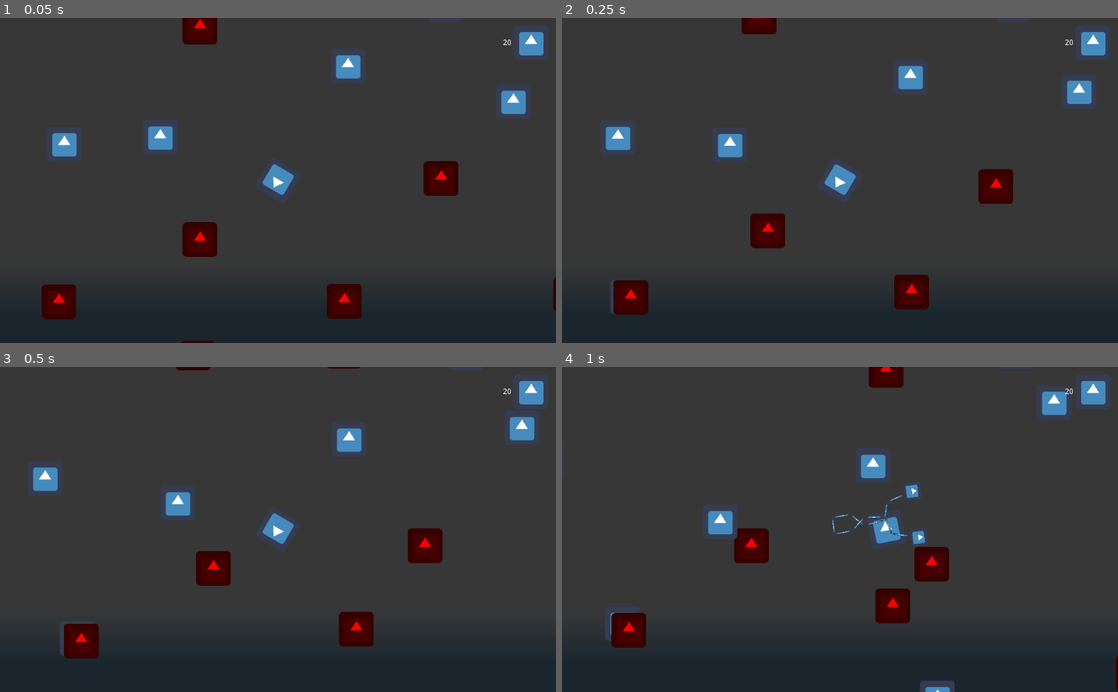
Above: before the commit, frames 1-4 (two rows, left to right).
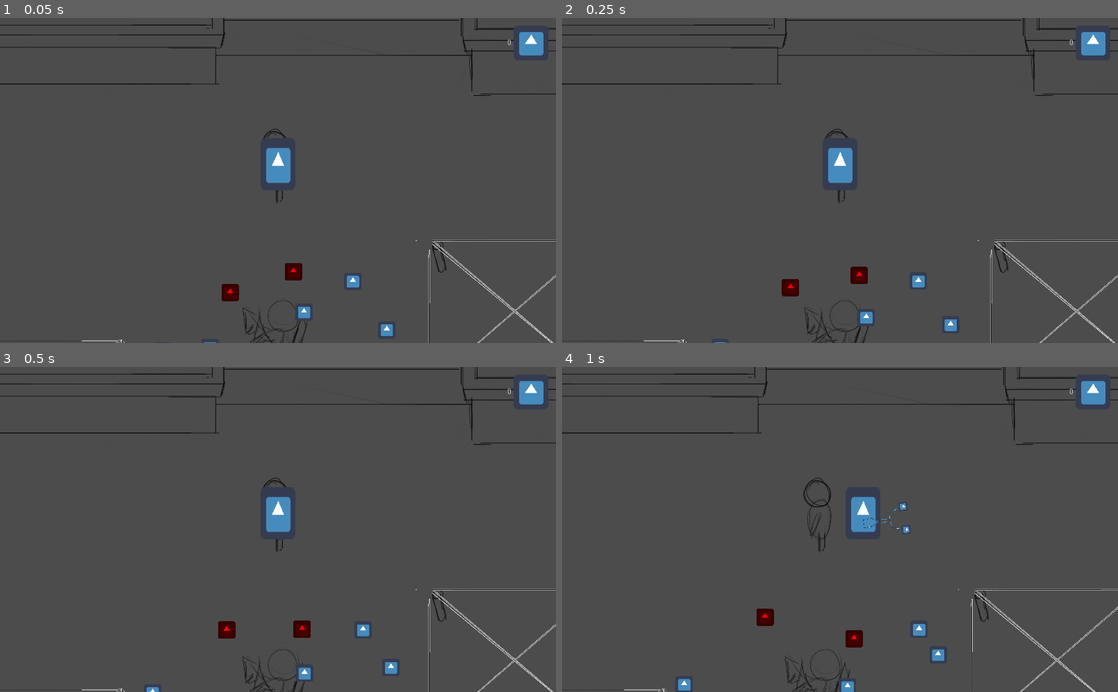
Above: after the commit, the same moments.

Repository: MyNameIsntBob/JoinedTogether
Game: Godot game, scene res://Scenes/Main.tscn
Two runs of this game, one before a commit and one after it. Both use one fixed random seed, a clock stepped at 60 frames per second and the inputs below. The engine's default icon, where the game draws it, is replaced by a stand-in: a white triangle on a blue panel in a dark square.
Inputs (mouse positions are in pixels of both pictures, inside the frame that each line leads up to):
- Up to frame 1 (0.05 s): no input
- Up to frame 2 (0.25 s): no input
- Up to frame 3 (0.5 s): no input
- Up to frame 4 (1 s): move the mouse to (962, 513) at 0.52 s; hold Right (ui_right) from 0.53 s (still down); click (962, 513) at 0.6 s

The runs differ from the first frame. In frame 1, 27% of the frame differs, in the area x 0-100%, y 0-100%; in frame 2, 27%; in frame 3, 27%; in frame 4, 28%.

Commit message:
more fixes and stuff

Diff:
--- a/Prefabs/Background.tscn
+++ b/Prefabs/Background.tscn
@@ -1,59 +1,166 @@
-[gd_scene load_steps=4 format=2]
+[gd_scene load_steps=8 format=2]
 
-[ext_resource path="res://icon.png" type="Texture" id=1]
+[ext_resource path="res://Art/townLayout.png" type="Texture" id=1]
+[ext_resource path="res://Art/TentTop.png" type="Texture" id=2]
+[ext_resource path="res://Scripts/Tent.gd" type="Script" id=3]
 
-[sub_resource type="RectangleShape2D" id=1]
-extents = Vector2( 40.4197, 3164.24 )
+[sub_resource type="CircleShape2D" id=1]
+radius = 14.8483
 
-[sub_resource type="RectangleShape2D" id=2]
-extents = Vector2( 3231.5, 41.5132 )
+[sub_resource type="CapsuleShape2D" id=2]
+radius = 116.52
+height = 84.4559
+
+[sub_resource type="RectangleShape2D" id=3]
+extents = Vector2( 179.524, 74.952 )
+
+[sub_resource type="RectangleShape2D" id=4]
+extents = Vector2( 311.377, 288.072 )
 
 [node name="Background" type="Node2D"]
 
 [node name="Sprite" type="Sprite" parent="."]
-modulate = Color( 0.2, 0.2, 0.2, 0.803922 )
-scale = Vector2( 100, 100 )
+modulate = Color( 0.3, 0.3, 0.3, 0.827451 )
 texture = ExtResource( 1 )
 __meta__ = {
 "_edit_lock_": true
 }
 
-[node name="left" type="StaticBody2D" parent="."]
-position = Vector2( -3199.05, 0 )
-collision_mask = 0
+[node name="Boarder" type="StaticBody2D" parent="."]
 
-[node name="CollisionShape2D" type="CollisionShape2D" parent="left"]
+[node name="CollisionPolygon2D" type="CollisionPolygon2D" parent="Boarder"]
+polygon = PoolVector2Array( -1904.44, -1495.3, -1923.27, 1478.44, 1917.28, 1508.61, 1925.78, -1496, -1797.96, -1499.99, -1800.32, -1144.15, -1341.12, -1148.15, -1344.01, -1054.16, -196.532, -1052.52, -197.162, -1160.88, 745, -1159, 746, -1009, 1694.01, -1008.97, 1683.14, 997.91, 1213.28, 999.244, 1213.01, 1295.19, 203.208, 1291.36, 204.944, 1426.96, -736.571, 1426.02, -735.627, 1345.32, -1644.58, 1344.37, -1644.11, 543.495, -1731.41, 542.551, -1730, -444.741, -1811.17, -444.741, -1802.2, -1499.99 )
+
+[node name="Polls" type="Node2D" parent="."]
+
+[node name="poll" type="StaticBody2D" parent="Polls"]
+position = Vector2( 638.243, -368.353 )
+
+[node name="CollisionShape2D" type="CollisionShape2D" parent="Polls/poll"]
 shape = SubResource( 1 )
 __meta__ = {
 "_edit_lock_": true
 }
 
-[node name="Right" type="StaticBody2D" parent="."]
-position = Vector2( 3199.05, 0 )
-collision_mask = 0
+[node name="poll2" type="StaticBody2D" parent="Polls"]
+position = Vector2( 1200.18, -377.877 )
 
-[node name="CollisionShape2D" type="CollisionShape2D" parent="Right"]
+[node name="CollisionShape2D" type="CollisionShape2D" parent="Polls/poll2"]
 shape = SubResource( 1 )
 __meta__ = {
 "_edit_lock_": true
 }
 
-[node name="Top" type="StaticBody2D" parent="."]
-position = Vector2( 0, -3199.05 )
-collision_mask = 0
+[node name="poll3" type="StaticBody2D" parent="Polls"]
+position = Vector2( 1192.18, 153.123 )
 
-[node name="CollisionShape2D" type="CollisionShape2D" parent="Top"]
+[node name="CollisionShape2D" type="CollisionShape2D" parent="Polls/poll3"]
+shape = SubResource( 1 )
+__meta__ = {
+"_edit_lock_": true
+}
+
+[node name="poll4" type="StaticBody2D" parent="Polls"]
+position = Vector2( 629.183, 162.123 )
+
+[node name="CollisionShape2D" type="CollisionShape2D" parent="Polls/poll4"]
+shape = SubResource( 1 )
+__meta__ = {
+"_edit_lock_": true
+}
+
+[node name="poll5" type="StaticBody2D" parent="Polls"]
+position = Vector2( -559.334, -7.77481 )
+
+[node name="CollisionShape2D" type="CollisionShape2D" parent="Polls/poll5"]
+shape = SubResource( 1 )
+__meta__ = {
+"_edit_lock_": true
+}
+
+[node name="poll6" type="StaticBody2D" parent="Polls"]
+position = Vector2( -566.938, 520.042 )
+
+[node name="CollisionShape2D" type="CollisionShape2D" parent="Polls/poll6"]
+shape = SubResource( 1 )
+__meta__ = {
+"_edit_lock_": true
+}
+
+[node name="poll7" type="StaticBody2D" parent="Polls"]
+position = Vector2( -1129.5, 530.974 )
+
+[node name="CollisionShape2D" type="CollisionShape2D" parent="Polls/poll7"]
+shape = SubResource( 1 )
+__meta__ = {
+"_edit_lock_": true
+}
+
+[node name="poll8" type="StaticBody2D" parent="Polls"]
+position = Vector2( -1121.09, 1.20885 )
+
+[node name="CollisionShape2D" type="CollisionShape2D" parent="Polls/poll8"]
+shape = SubResource( 1 )
+__meta__ = {
+"_edit_lock_": true
+}
+
+[node name="Objects" type="Node2D" parent="."]
+
+[node name="Statue" type="StaticBody2D" parent="Objects"]
+position = Vector2( -36.1585, 96.7031 )
+
+[node name="CollisionShape2D" type="CollisionShape2D" parent="Objects/Statue"]
+rotation = 1.5708
 shape = SubResource( 2 )
 __meta__ = {
 "_edit_lock_": true
 }
 
-[node name="Bottom" type="StaticBody2D" parent="."]
-position = Vector2( 0, 3199.05 )
-collision_mask = 0
+[node name="StaticBody2D" type="StaticBody2D" parent="Objects"]
+position = Vector2( 13.0813, 656.442 )
 
-[node name="CollisionShape2D" type="CollisionShape2D" parent="Bottom"]
-shape = SubResource( 2 )
+[node name="CollisionShape2D" type="CollisionShape2D" parent="Objects/StaticBody2D"]
+shape = SubResource( 3 )
 __meta__ = {
 "_edit_lock_": true
 }
+
+[node name="TentTop" type="Sprite" parent="."]
+position = Vector2( -872.27, 220.466 )
+z_index = 1
+texture = ExtResource( 2 )
+script = ExtResource( 3 )
+
+[node name="Area2D" type="Area2D" parent="TentTop"]
+position = Vector2( 23.5969, -42.4743 )
+collision_layer = 0
+collision_mask = 2
+
+[node name="CollisionShape2D" type="CollisionShape2D" parent="TentTop/Area2D"]
+shape = SubResource( 4 )
+__meta__ = {
+"_edit_lock_": true
+}
+
+[node name="TentTop2" type="Sprite" parent="."]
+position = Vector2( 885.267, -149.581 )
+z_index = 1
+texture = ExtResource( 2 )
+script = ExtResource( 3 )
+
+[node name="Area2D" type="Area2D" parent="TentTop2"]
+position = Vector2( 24.0596, -41.6876 )
+collision_layer = 0
+collision_mask = 2
+
+[node name="CollisionShape2D" type="CollisionShape2D" parent="TentTop2/Area2D"]
+shape = SubResource( 4 )
+__meta__ = {
+"_edit_lock_": true
+}
+
+[connection signal="body_entered" from="TentTop/Area2D" to="TentTop" method="_on_Area2D_body_entered"]
+[connection signal="body_exited" from="TentTop/Area2D" to="TentTop" method="_on_Area2D_body_exited"]
+[connection signal="body_entered" from="TentTop2/Area2D" to="TentTop2" method="_on_Area2D_body_entered"]
+[connection signal="body_exited" from="TentTop2/Area2D" to="TentTop2" method="_on_Area2D_body_exited"]
--- a/Prefabs/Player.tscn
+++ b/Prefabs/Player.tscn
@@ -4,14 +4,16 @@
 [ext_resource path="res://Scripts/Player.gd" type="Script" id=2]
 [ext_resource path="res://Prefabs/UI.tscn" type="PackedScene" id=3]
 
-[sub_resource type="RectangleShape2D" id=1]
-extents = Vector2( 31.8748, 31.7667 )
+[sub_resource type="CircleShape2D" id=1]
+radius = 62.6997
 
 [node name="Player" type="KinematicBody2D"]
 collision_layer = 2
 script = ExtResource( 2 )
 
 [node name="Sprite" type="Sprite" parent="."]
+position = Vector2( 0, -60 )
+scale = Vector2( 2, 3 )
 texture = ExtResource( 1 )
 
 [node name="CollisionShape2D" type="CollisionShape2D" parent="."]
@@ -19,6 +21,15 @@
 
 [node name="Camera2D" type="Camera2D" parent="."]
 current = true
+zoom = Vector2( 2, 2 )
 smoothing_enabled = true
+__meta__ = {
+"_edit_lock_": true
+}
 
 [node name="CanvasLayer" parent="." instance=ExtResource( 3 )]
+
+[node name="Aim" type="Node2D" parent="."]
+
+[node name="Position2D" type="Position2D" parent="Aim"]
+position = Vector2( 100, 0 )
--- a/Prefabs/UI.tscn
+++ b/Prefabs/UI.tscn
@@ -1,10 +1,13 @@
 [gd_scene load_steps=3 format=2]
 
 [ext_resource path="res://icon.png" type="Texture" id=1]
-[ext_resource path="res://Prefabs/UI.gd" type="Script" id=2]
+[ext_resource path="res://Scripts/UI.gd" type="Script" id=2]
 
 [node name="UI" type="CanvasLayer"]
 script = ExtResource( 2 )
+score = NodePath("MarginContainer/VBoxContainer/HBoxContainer/Score")
+end_label = NodePath("GameOverScreen/VBoxContainer/EndLabel")
+highscore = NodePath("GameOverScreen/VBoxContainer/Highscore")
 
 [node name="MarginContainer" type="MarginContainer" parent="."]
 anchor_right = 1.0
@@ -50,23 +53,30 @@
 [node name="GameOverScreen" type="CenterContainer" parent="."]
 anchor_right = 1.0
 anchor_bottom = 1.0
+__meta__ = {
+"_edit_use_anchors_": false
+}
 
 [node name="VBoxContainer" type="VBoxContainer" parent="GameOverScreen"]
-margin_left = 506.0
-margin_top = 272.0
-margin_right = 518.0
-margin_bottom = 328.0
+margin_left = 477.0
+margin_top = 256.0
+margin_right = 547.0
+margin_bottom = 344.0
+custom_constants/separation = 20
 
 [node name="EndLabel" type="Label" parent="GameOverScreen/VBoxContainer"]
-margin_right = 12.0
+margin_right = 70.0
 margin_bottom = 14.0
 
 [node name="Highscore" type="Label" parent="GameOverScreen/VBoxContainer"]
-margin_top = 18.0
-margin_right = 12.0
-margin_bottom = 32.0
+margin_top = 34.0
+margin_right = 70.0
+margin_bottom = 48.0
 
 [node name="Button" type="Button" parent="GameOverScreen/VBoxContainer"]
-margin_top = 36.0
-margin_right = 12.0
-margin_bottom = 56.0
+margin_top = 68.0
+margin_right = 70.0
+margin_bottom = 88.0
+text = "Try Again"
+
+[connection signal="pressed" from="GameOverScreen/VBoxContainer/Button" to="." method="_on_Button_pressed"]
--- a/Scenes/Main.tscn
+++ b/Scenes/Main.tscn
@@ -9,10 +9,10 @@
 [node name="Background" parent="." instance=ExtResource( 4 )]
 
 [node name="Player" parent="." instance=ExtResource( 2 )]
-position = Vector2( 1, 0 )
+position = Vector2( 33.953, -697.035 )
 
 [node name="Npc" parent="." instance=ExtResource( 1 )]
-position = Vector2( -144.06, 111.138 )
+position = Vector2( -276.352, 107.358 )
 gender = 1
 
 [node name="Npc2" parent="." instance=ExtResource( 1 )]
--- a/Scripts/Bullet.gd
+++ b/Scripts/Bullet.gd
@@ -41,6 +41,6 @@
 	self.queue_free()
 
 func queue_free():
-	if len(get_tree().get_nodes_in_group("NPC")):
+	if len(get_tree().get_nodes_in_group("NPC")) == 0:
 		Global.game_over()
 	.queue_free()
--- a/Scripts/Global.gd
+++ b/Scripts/Global.gd
@@ -5,7 +5,14 @@
 var highscore := 0
 
 func game_over():
+	if score > highscore:
+		highscore = score
 	is_game_over = true
+
+func restart():
+	score = 0
+	is_game_over = false
+	get_tree().reload_current_scene()
 
 func add_points(amount):
 	if amount == 0:
--- a/Scripts/Npc.gd
+++ b/Scripts/Npc.gd
@@ -30,7 +30,9 @@
 func _on_Area2D_body_entered(body):
 	if captured:
 		return
-	$WanderTimer.stop()
-	input_vector = Vector2.ZERO
-	captured = true
-	body.find_parent('Bullet').add_person(self)
+	var bul = body.find_parent('Bullet')
+	if bul:
+		$WanderTimer.stop()
+		input_vector = Vector2.ZERO
+		captured = true
+		bul.add_person(self)
--- a/Scripts/Player.gd
+++ b/Scripts/Player.gd
@@ -11,14 +11,14 @@
 	input_vector.x = Input.get_action_strength("ui_right") - Input.get_action_strength("ui_left")
 	input_vector.y = Input.get_action_strength("ui_down") - Input.get_action_strength("ui_up")
 
-	look_at(get_global_mouse_position())
+	$Aim.look_at(get_global_mouse_position())
 
 	if Input.is_action_just_pressed("fire"):
 		fire()
 
 func fire():
 	var bul = BULLETS.instance()
-	bul.rotation = self.rotation + (PI * 0.5)
+	bul.rotation = $Aim.rotation + (PI * 0.5)
 	bul.shoot_dir = get_global_mouse_position() - self.global_position
-	bul.position = self.position
+	bul.position = $Aim/Position2D.global_position
 	get_parent().add_child(bul)
--- /dev/null
+++ b/Scripts/Tent.gd
@@ -0,0 +1,19 @@
+extends Sprite
+
+
+# Declare member variables here. Examples:
+# var a = 2
+# var b = "text"
+
+
+# Called when the node enters the scene tree for the first time.
+func _ready():
+	pass # Replace with function body.
+
+
+func _on_Area2D_body_entered(body):
+	self.hide()
+
+
+func _on_Area2D_body_exited(body):
+	self.show()
--- a/Prefabs/UI.gd
+++ b/Scripts/UI.gd
@@ -24,7 +24,7 @@
 		score.text = str(Global.score)
 
 	if highscore:
-		highscore.text = str(Global.highscore)
+		highscore.text = "HighScore: " + str(Global.highscore)
 
 	if end_label and Global.is_game_over:
 		end_label.text = "You got " + str(Global.score) + " love.\n" + get_end_text()
@@ -34,3 +34,7 @@
 		if Global.score < k:
 			return end_text[k]
 	return "So much love that you broke something."
+
+
+func _on_Button_pressed():
+	Global.restart()
--- a/project.godot
+++ b/project.godot
@@ -17,6 +17,11 @@
 [autoload]
 
 Global="*res://Scripts/Global.gd"
+
+[display]
+
+window/stretch/mode="2d"
+window/stretch/aspect="keep"
 
 [input]
 
Not shown, added: Art/TentTop.png.import
Not shown, added: Art/townLayout.png.import
